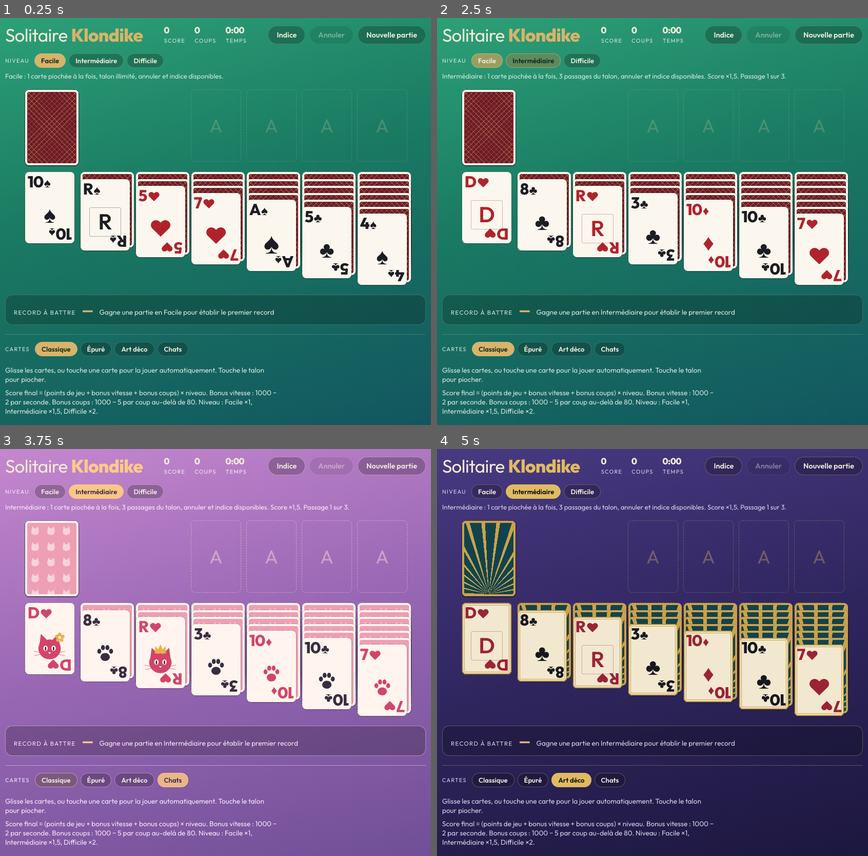
Above: before the commit, frames 1-4 (two rows, left to right).
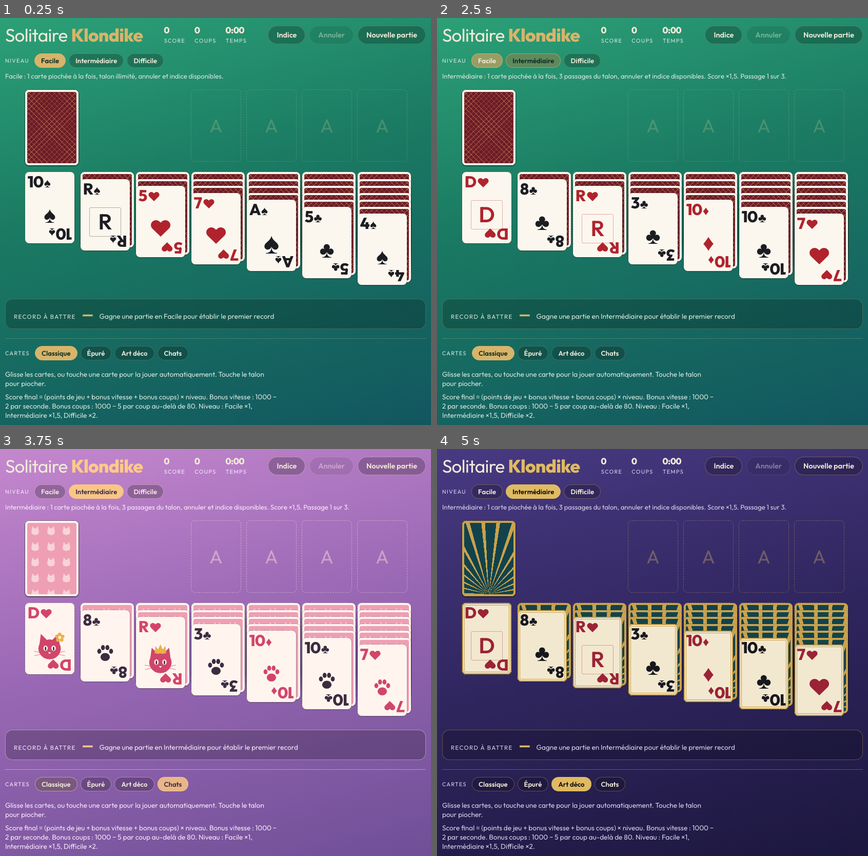
Above: after the commit, the same moments.

Repository: vincethpiafff/solitairepourlisa
Game: browser game, page app/src/main/assets/index.html
Same seed, same stepped clock (60 frames per second), same inputs: the game is played once before the commit and once after it.
Inputs (mouse positions are in pixels of both pictures, inside the frame that each line leads up to):
- Up to frame 1 (0.25 s): no input
- Up to frame 2 (2.5 s): click (652, 188) at 0.27 s; click (652, 205) at 1.07 s; tap Ctrl at 1.1, 1.6, 2.1 s; click (820, 123) at 1.27 s; click (566, 168) at 1.67 s; click "Indice" at 1.87 s; press the mouse at (738, 156) at 2.27 s; release the mouse at (652, 148) at 2.4 s; click "Intermédiaire" at 2.47 s
- Up to frame 3 (3.75 s): tap Ctrl at 2.6, 3.1, 3.6 s; click (280, 656) at 2.87 s; click (103, 554) at 3.07 s; click (112, 668) at 3.47 s; click "Chats" at 3.67 s
- Up to frame 4 (5 s): press the mouse at (652, 579) at 4.07 s; tap Ctrl at 4.1, 4.6 s; release the mouse at (609, 685) at 4.2 s; click (708, 554) at 4.27 s; click (777, 628) at 4.67 s; click "Art déco" at 4.87 s

The runs differ from the first frame. In frame 1, 4.1% of the frame differs, in the area x 1-99%, y 67-99%; in frame 2, 4.2%; in frame 3, 6.1%; in frame 4, 4.1%.

Commit message:
Cale le record à battre, le choix des cartes et l'aide en bas de l'écran
Le bloc descend sous le plateau quand une colonne est longue, sans
jamais recouvrir les cartes. 68 tests de bout en bout réussis.

Co-Authored-By: Claude Opus 5.5 <noreply@anthropic.com>
Claude-Session: https://claude.ai/code/session_0121d2wQThYfog3V4jypuAjT

Diff:
--- a/app/src/main/assets/index.html
+++ b/app/src/main/assets/index.html
@@ -36,7 +36,8 @@
   padding-right: max(16px, env(safe-area-inset-right, 0px));
   padding-block: 16px 32px;
 }
-.wrap { max-width: 820px; margin: 0 auto; display: flex; flex-direction: column; gap: 18px; }
+.wrap { max-width: 820px; margin: 0 auto; display: flex; flex-direction: column; gap: 18px; min-height: calc(100vh - 48px); min-height: calc(100dvh - 48px); }
+.bottomzone { margin-top: auto; display: flex; flex-direction: column; gap: 18px; padding-top: 8px; }
 header { display: flex; flex-wrap: wrap; align-items: end; justify-content: space-between; gap: 12px 20px; }
 h1 { font-family: var(--f-display); font-weight: 400; font-size: clamp(1.6rem, 4.5vw, 2.2rem); margin: 0; line-height: 1; letter-spacing: -.02em; }
 h1 em { font-style: normal; font-weight: 800; color: var(--brass); }
@@ -192,6 +193,7 @@
     <div class="row" id="tab"></div>
   </div>
 
+  <div class="bottomzone" id="bottomZone">
   <div class="tobeat" id="toBeat"><span>Record à battre</span><b id="sBest">—</b><em id="sBestLevel"></em></div>
 
   <div class="themes bottom" role="group" aria-label="Style de cartes">
@@ -206,6 +208,7 @@
     <p>Glisse les cartes, ou touche une carte pour la jouer automatiquement. Touche le talon pour piocher.</p>
     <p>Score final = (points de jeu + bonus vitesse + bonus coups) × niveau. Bonus vitesse : 1000 − 2 par seconde. Bonus coups : 1000 − 5 par coup au-delà de 80. Niveau : Facile ×1, Intermédiaire ×1,5, Difficile ×2.</p>
   </div>
+</div>
 </div>
 
 <div id="win" hidden>
